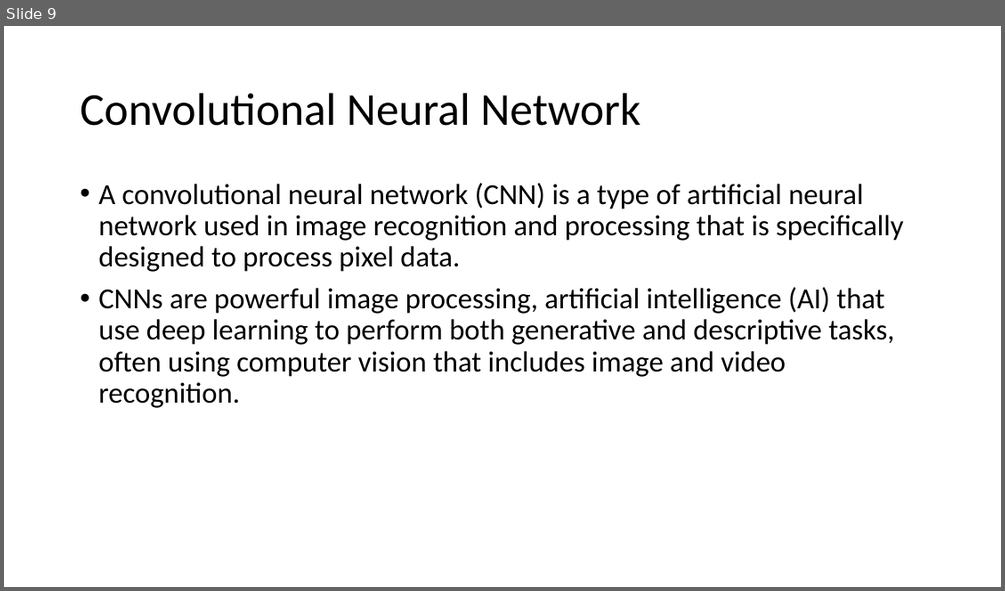
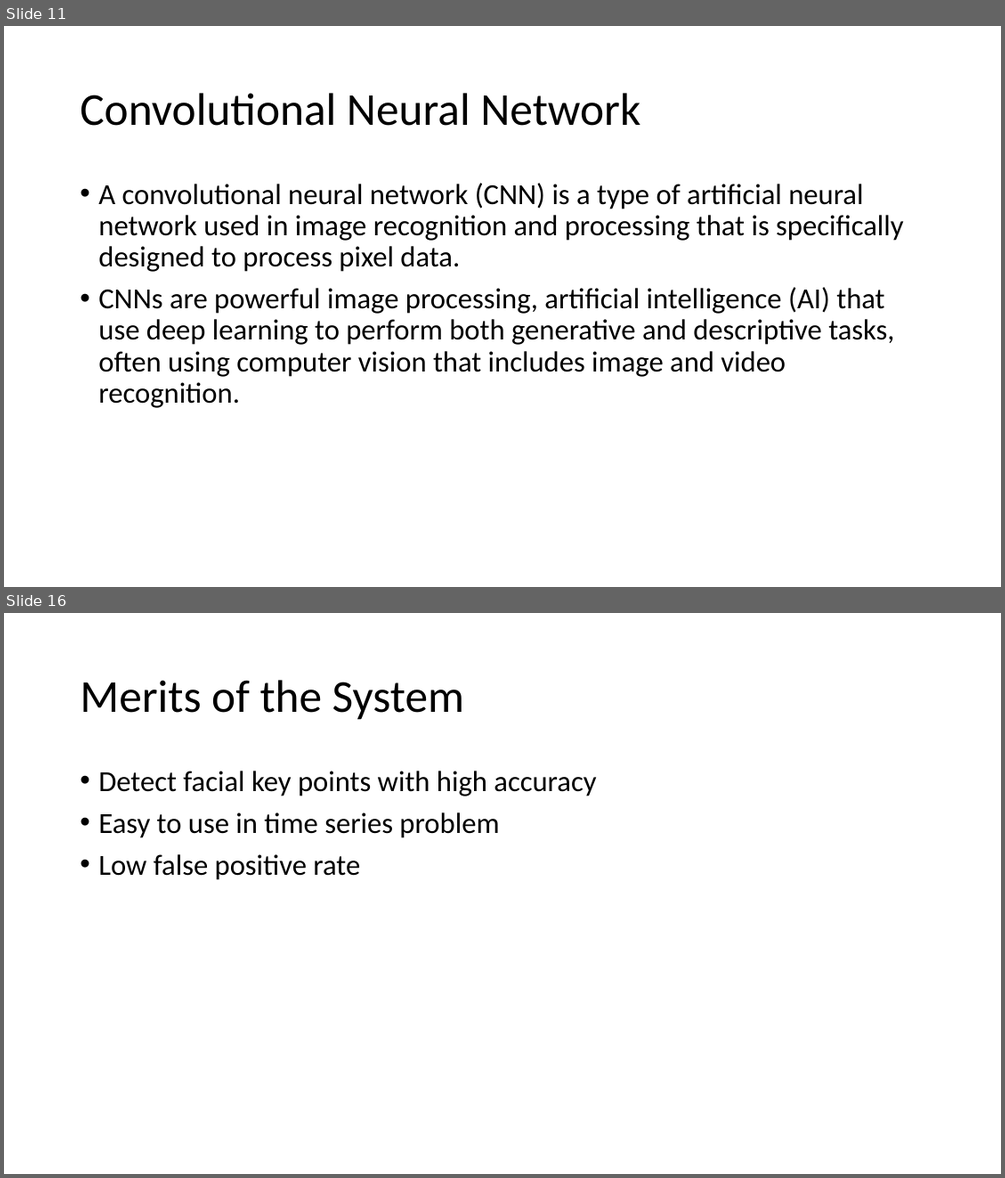
Before and after one commit to IkramulMurad/Face-detection, a slide deck: Book/Facial Key-points Detection.pptx. Shown one above the other, each under a label of ours: slide 9 before the commit, slides 11 and 16 after it; the slides between them are not shown. The pictures are 1005x591 and 1005x1178 pixels, drawn with LibreOffice and Linux fonts; fonts in the diff are those of the drawing. Boxes give left, top, right and bottom in pixels: in the first picture for what was removed or moved away, otherwise in the second. Text is boxed around its words. In the diff, an @@ line names an element or a change of style, - is before the commit and + after.

```diff
--- a/Book/Facial Key-points Detection.pptx
+++ b/Book/Facial Key-points Detection.pptx
@@ slide 16 added at <box>4,613,1001,1174</box>, background #FFFFFF @@
@@ title added at <box>80,680,464,720</box>, 44 pt, text #000000 @@
+Merits of the System
@@ text added at <box>98,771,596,880</box>, 28 pt, text #000000 @@
+• Detect facial key points with high accuracy
+• Easy to use in time series problem
+• Low false positive rate
@@ what was slide 9 is now slide 11 @@
```
Also in this commit, not shown: 11 slides changed, 4 other slides added.
